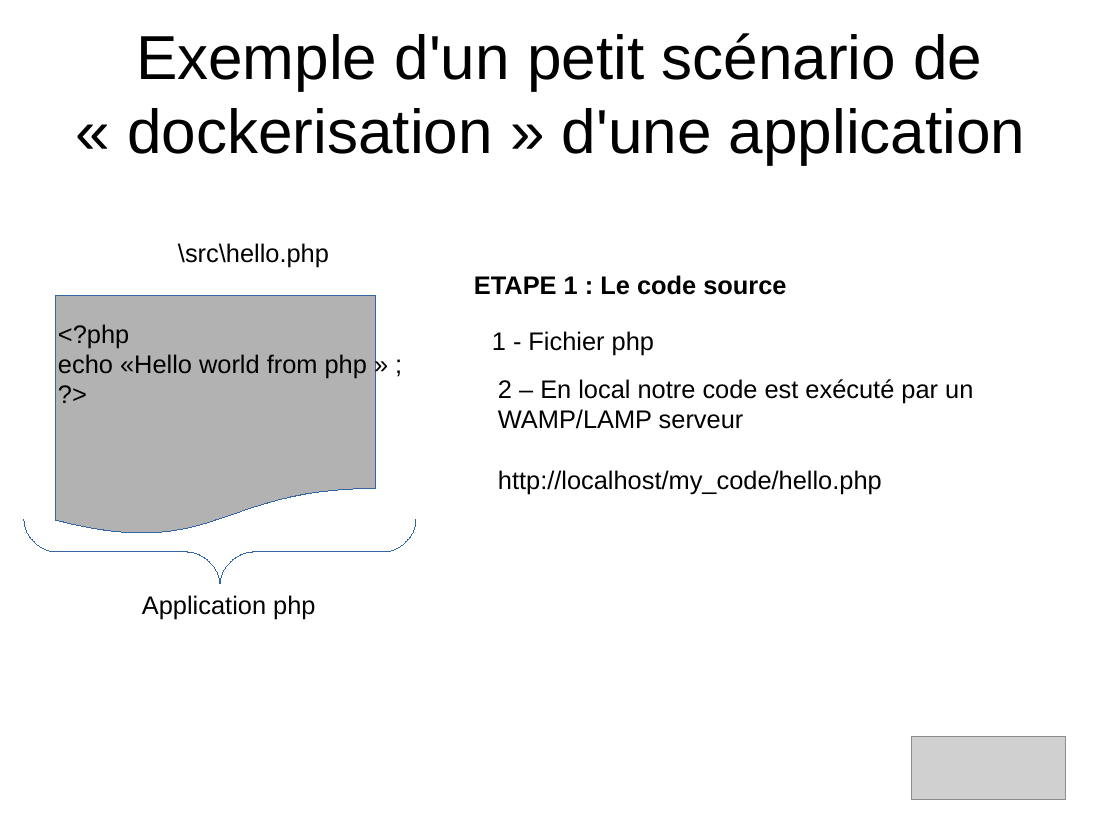
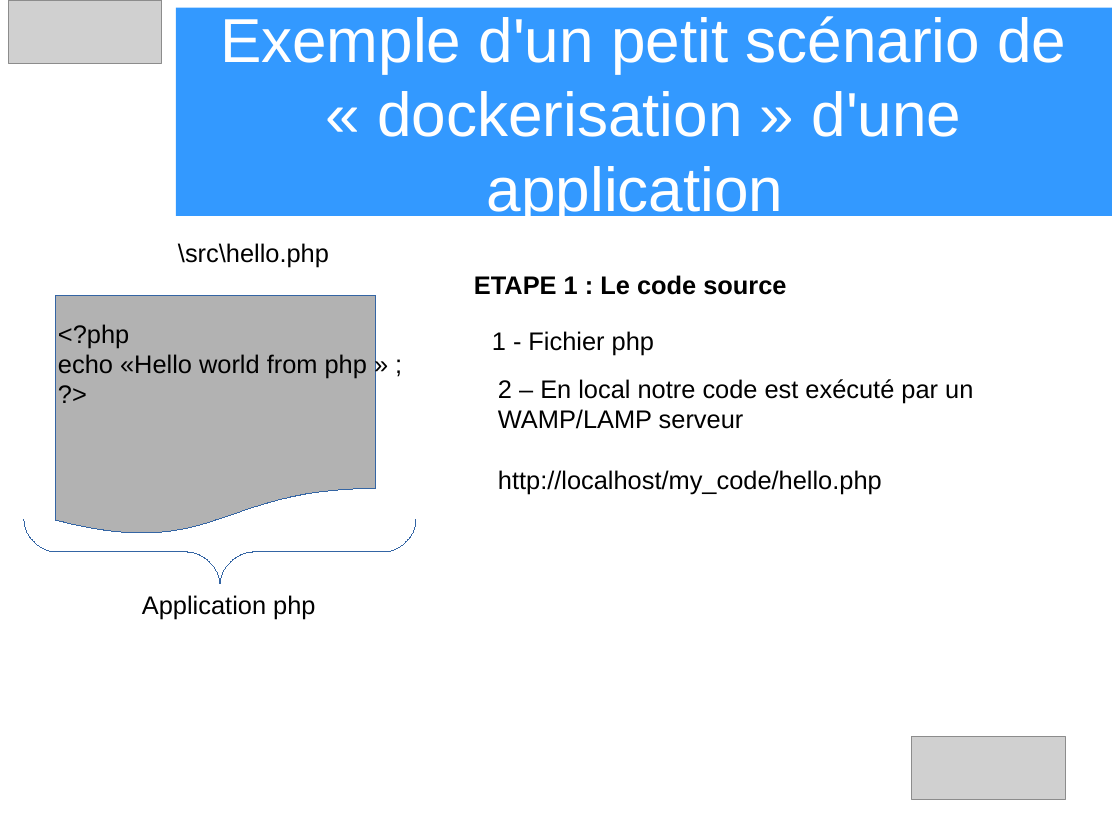
Before and after one commit to heylve/current, a slide deck: slide 7 of Rencontre_devs/docker_dev_conf_20_11_2017.odp. Drawn at 1120x840 pixels with LibreOffice and Linux fonts; fonts in the diff are those of the drawing; grey boxes stand for pictures. Boxes give left, top, right and bottom in pixels: in the first picture for what was removed or moved away, otherwise in the second. Text is boxed around its words. In the diff, an @@ line names an element or a change of style, - is before the commit and + after.

Commit message:
pres docker and agile

```diff
--- a/Rencontre_devs/docker_dev_conf_20_11_2017.odp
+++ b/Rencontre_devs/docker_dev_conf_20_11_2017.odp
@@ picture added at (x1=8, y1=0, x2=162, y2=63) @@
@@ title "Exemple d'un petit scénario de ..." resized from (x1=127, y1=33, x2=1026, y2=165) to (x1=176, y1=7, x2=1112, y2=215) @@
@@ title "Exemple d'un petit scénario de ..." at (x1=176, y1=7, x2=1112, y2=215): text colour #000000 to #FFFFFF; fill none to #3399FF @@
```
Also in this commit, not shown: 16 other slides changed, 1 slide added, 1 slide removed.
